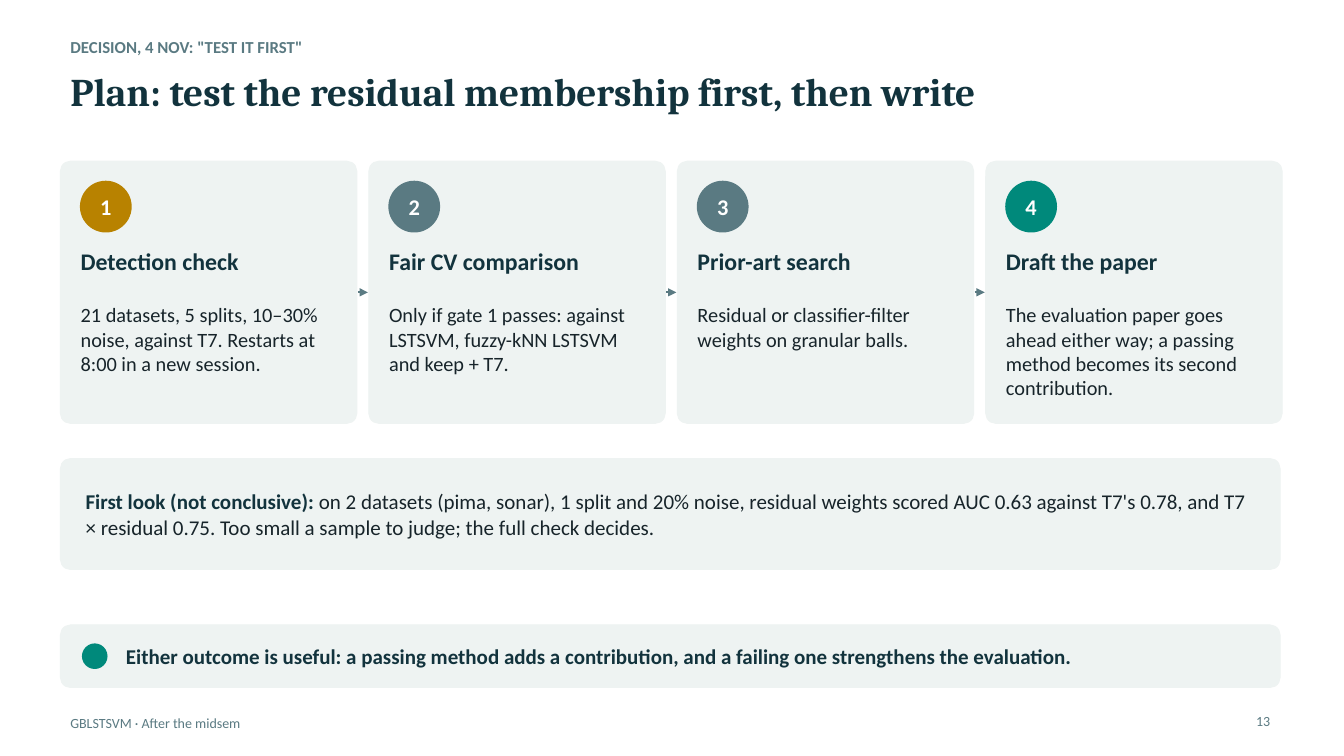
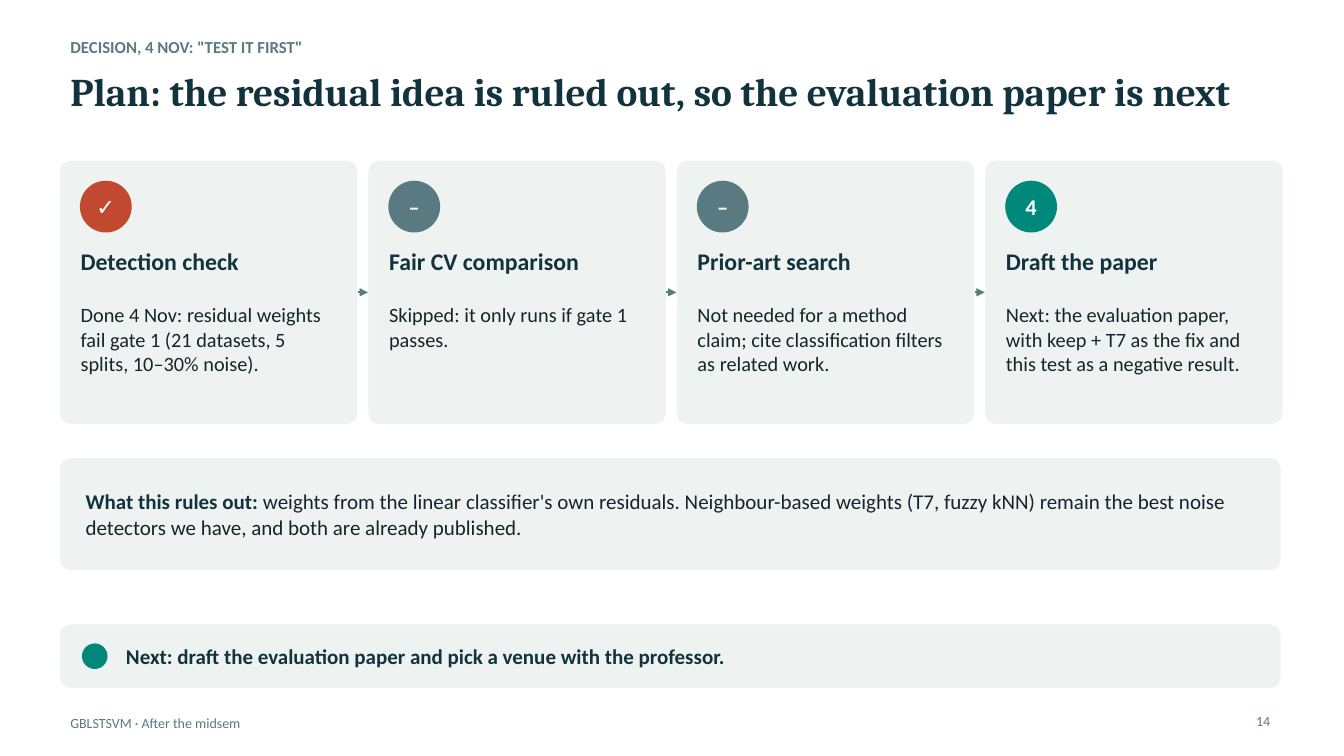
Before and after one commit to Jayagna/GBLSTSVM, a slide deck: slide 14 of reports/post_midsem/post_midsem.pptx (slide 13 before the commit). Drawn at 1344x756 pixels with LibreOffice and Linux fonts; fonts in the diff are those of the drawing. Boxes give left, top, right and bottom in pixels: in the first picture for what was removed or moved away, otherwise in the second. Text is boxed around its words. In the diff, an @@ line names an element or a change of style, - is before the commit and + after.

```diff
--- a/reports/post_midsem/post_midsem.pptx
+++ b/reports/post_midsem/post_midsem.pptx
@@ title at <box>70,78,1230,115</box>: text changed @@
-Plan: test the residual membership first, then write
+Plan: the residual idea is ruled out, so the evaluation paper is next
@@ ellipse at <box>81,181,131,232</box>: fill #B88200 to #C0492F; outline #B88200 1 pt to #C0492F 1 pt @@
@@ text at <box>100,200,111,215</box>: text changed @@
-1
+✓
@@ text at <box>409,200,420,215</box>: text changed @@
-2
+–
@@ text at <box>717,200,728,215</box>: text changed @@
-3
+–
@@ text at <box>81,308,321,375</box>: text changed @@
-21 datasets, 5 splits, 10–30% noise, against T7. Restarts at 8:00 in a new session.
+Done 4 Nov: residual weights fail gate 1 (21 datasets, 5 splits, 10–30% noise).
@@ text at <box>389,308,627,351</box>: text changed @@
-Only if gate 1 passes: against LSTSVM, fuzzy-kNN LSTSVM and keep + T7.
+Skipped: it only runs if gate 1 passes.
@@ text at <box>697,308,943,371</box>: text changed @@
-Residual or classifier-filter weights on granular balls.
+Not needed for a method claim; cite classification filters as related work.
@@ text at <box>1006,308,1240,375</box>: text changed @@
-The evaluation paper goes ahead either way; a passing method becomes its second contribution.
+Next: the evaluation paper, with keep + T7 as the fix and this test as a negative result.
@@ text at <box>86,494,1225,539</box>: text changed @@
-First look (not conclusive): on 2 datasets (pima, sonar), 1 split and 20% noise, residual weights scored AUC 0.63 against T7's 0.78, and T7 × residual 0.75. Too small a sample to judge; the full check decides.
+What this rules out: weights from the linear classifier's own residuals. Neighbour-based weights (T7, fuzzy kNN) remain the best noise detectors we have, and both are already published.
@@ text at <box>126,649,725,668</box>: text changed @@
-Either outcome is useful: a passing method adds a contribution, and a failing one strengthens the evaluation.
+Next: draft the evaluation paper and pick a venue with the professor.
@@ page number at <box>1256,717,1270,726</box>: text changed @@
-13
+14
```
Also in this commit, not shown: 1 other slide changed, 1 slide added, 5 other files.
